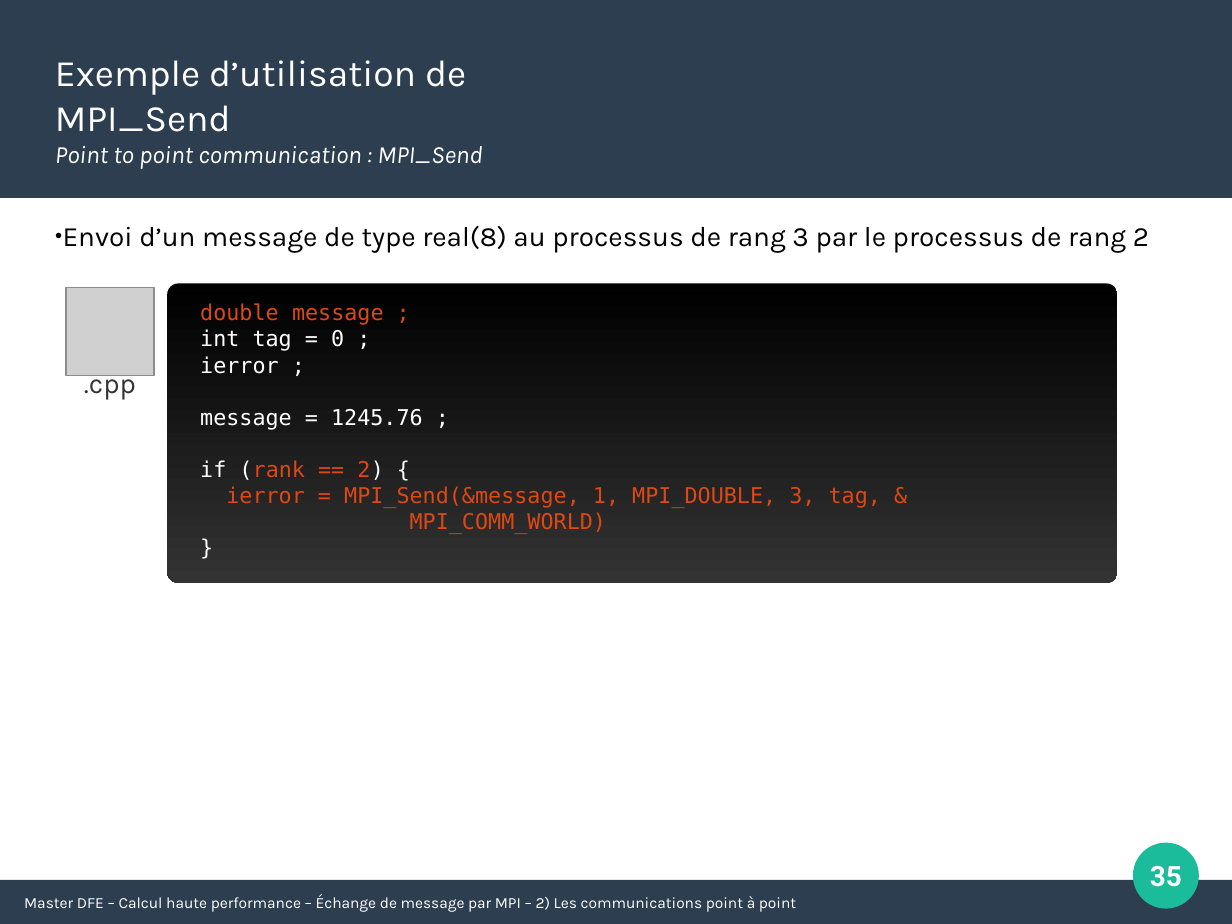
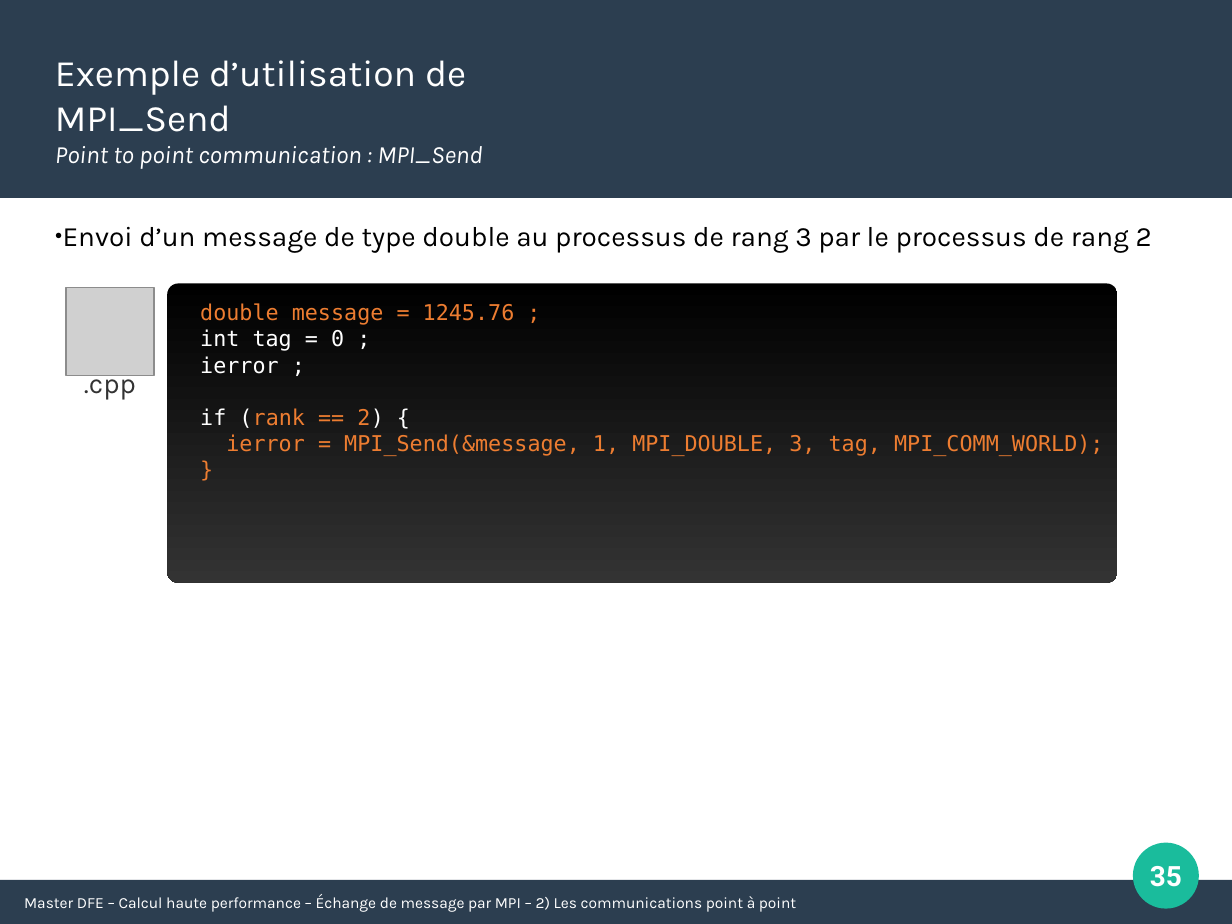
Before and after one commit to Maison-de-la-Simulation/HPC-DFE-Paris-Saclay, a slide deck: slide 35 of support/MPI.pptx. Drawn at 1232x924 pixels with LibreOffice and Linux fonts; fonts in the diff are those of the drawing; grey boxes stand for pictures. Boxes give left, top, right and bottom in pixels: in the first picture for what was removed or moved away, otherwise in the second. Text is boxed around its words. In the diff, an @@ line names an element or a change of style, - is before the commit and + after.

Commit message:
update MPI slides

```diff
--- a/support/MPI.pptx
+++ b/support/MPI.pptx
@@ text at box(63, 227, 1152, 252): text changed @@
-● Envoi d’un message de type real(8) au processus de rang 3 par le processus de rang 2
+● Envoi d’un message de type double au processus de rang 3 par le processus de rang 2
@@ text at box(200, 303, 515, 325): text changed; text colour #DD4814 to #ED7D31 @@
-double message ;
+double message = 1245.76 ;
@@ text at box(200, 409, 423, 430): paragraph removed @@
-message = 1245.76 ;
@@ text at box(200, 408, 383, 428): text colour #DD4814 to #ED7D31 in "(rank == 2)"; text colour #FFFFFF to #ED7D31 in "}" @@
@@ text at box(226, 434, 1103, 456): text changed; text colour #DD4814 to #ED7D31 @@
-ierror = MPI_Send(&message, 1, MPI_DOUBLE, 3, tag, &
-MPI_COMM_WORLD)
+ierror = MPI_Send(&message, 1, MPI_DOUBLE, 3, tag, MPI_COMM_WORLD);
```
Also in this commit, not shown: 8 other slides changed, 2 slides added, 1 other file.
